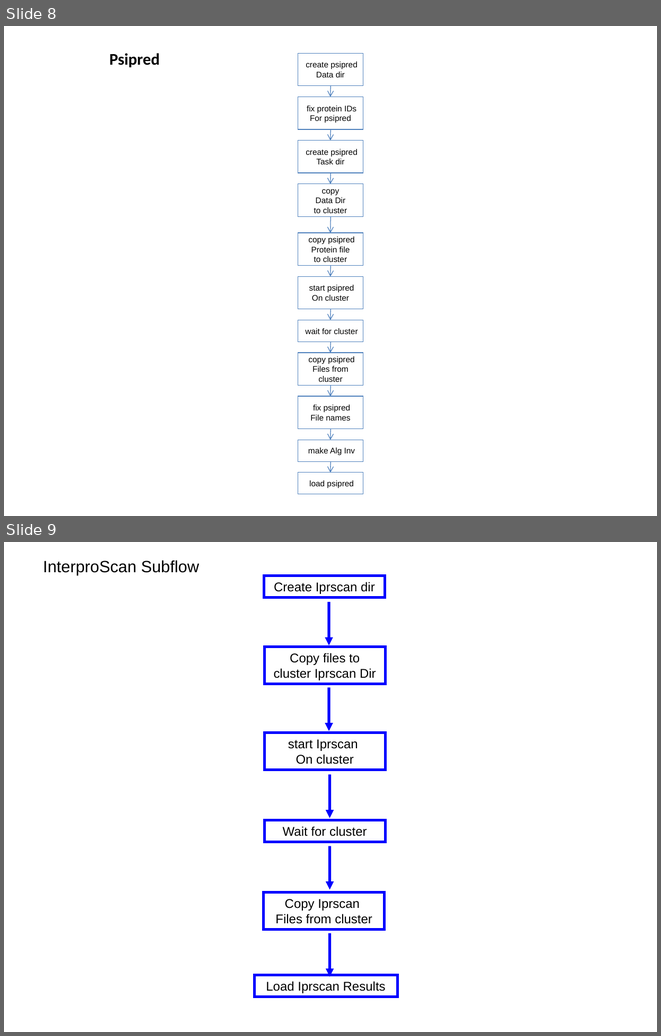
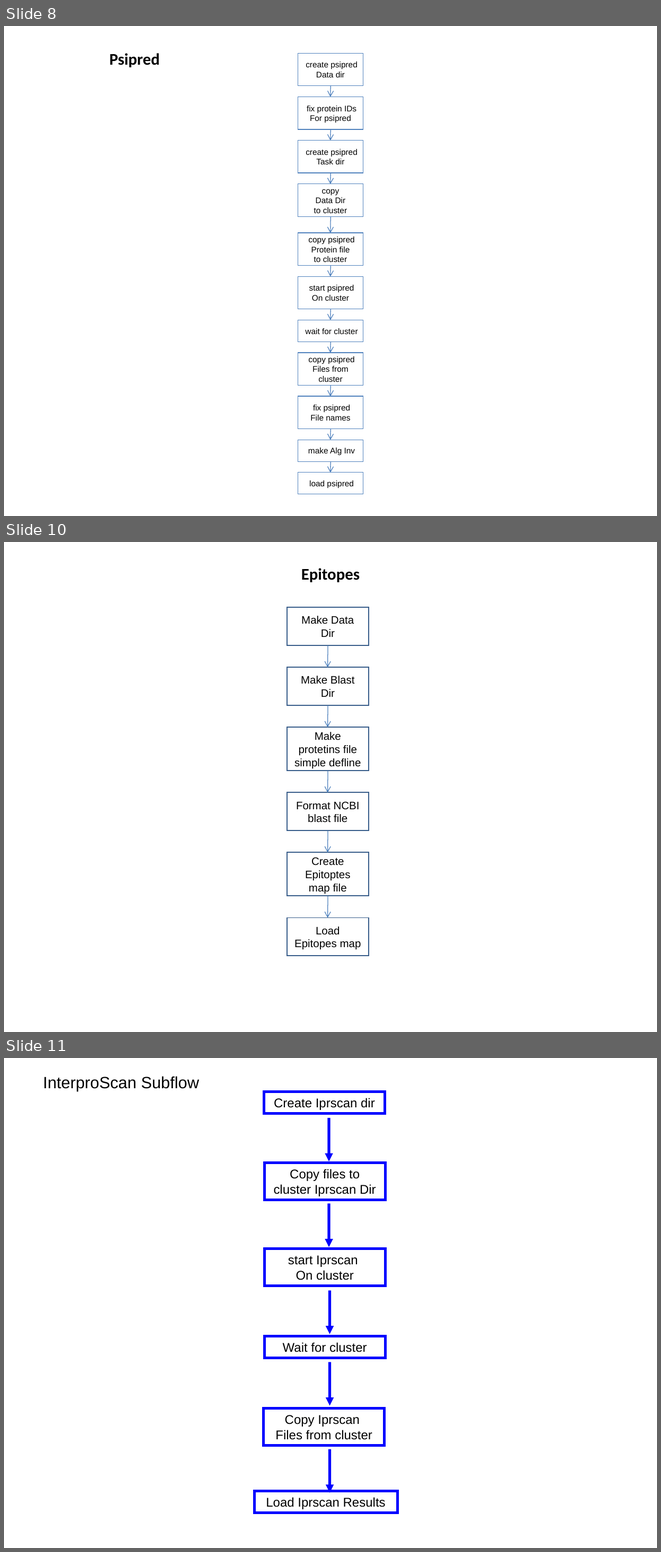
Before and after one commit to VEuPathDB/ApiCommonData, a slide deck: Load/doc/workflow/AnalysisWorkflow.ppt. Shown one above the other, each under a label of ours: slides 8 and 9 before the commit, slides 8, 10 and 11 after it; the slides between them are not shown. The pictures are 661x1036 and 661x1552 pixels, drawn with LibreOffice and Linux fonts; fonts in the diff are those of the drawing. Boxes give left, top, right and bottom in pixels: in the first picture for what was removed or moved away, otherwise in the second. Text is boxed around its words. In the diff, an @@ line names an element or a change of style, - is before the commit and + after.

Commit message:
add epitopes and splign subgraphs

```diff
--- a/Load/doc/workflow/AnalysisWorkflow.ppt
+++ b/Load/doc/workflow/AnalysisWorkflow.ppt
@@ slide 10 added at [4,542,657,1032], background #FFFFFF @@
@@ title added at [301,568,360,582], 18 pt, text #000000, bold @@
+Epitopes
@@ rectangle added at [286,607,368,645], outline #385D8A 0.99 pt, 12 pt, text #000000 @@
+Make Data Dir
@@ arrow added from (328, 645) to (328, 668), #4A7EBB 0.74 pt @@
@@ rectangle added at [286,668,368,705], outline #385D8A 0.99 pt, 12 pt, text #000000 @@
+Make Blast Dir
@@ arrow added from (328, 705) to (328, 728), #4A7EBB 0.74 pt @@
@@ rectangle added at [286,727,368,770], outline #385D8A 0.99 pt, 12 pt, text #000000 @@
+Make protetins file simple defline
@@ arrow added from (328, 770) to (328, 793), #4A7EBB 0.74 pt @@
@@ rectangle added at [286,792,368,830], outline #385D8A 0.99 pt, 12 pt, text #000000 @@
+Format NCBI blast file
@@ arrow added from (328, 831) to (328, 852), #4A7EBB 0.74 pt @@
@@ rectangle added at [286,852,368,896], outline #385D8A 0.99 pt, 12 pt, text #000000 @@
+Create Epitoptes map file
@@ arrow added from (328, 896) to (328, 917), #4A7EBB 0.74 pt @@
@@ rectangle added at [286,917,368,955], outline #385D8A 0.99 pt, 12 pt, text #000000 @@
+Load Epitopes map
@@ what was slide 9 is now slide 11 @@
```
Also in this commit, not shown: 1 slide changed, 1 other slide added.
